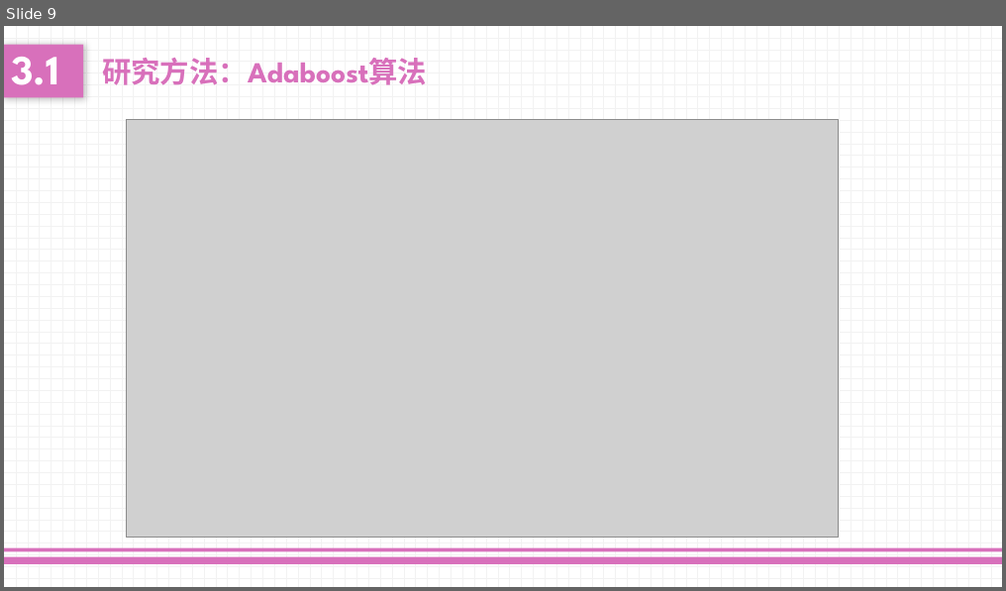
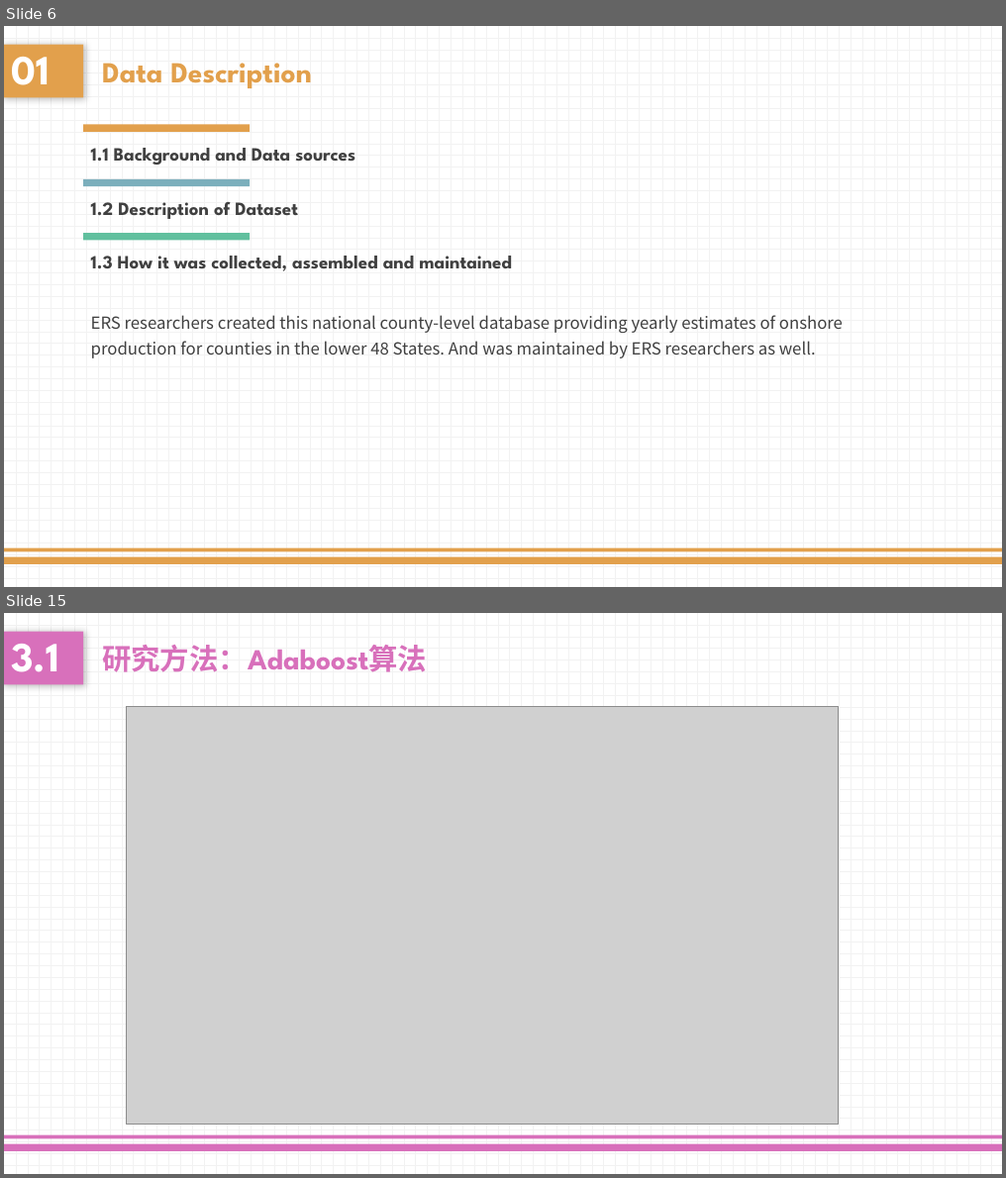
Before and after one commit to lloydliu717/MidtermProject, a slide deck: Presentation.pptx. Shown one above the other, each under a label of ours: slide 9 before the commit, slides 6 and 15 after it; the slides between them are not shown. The pictures are 1006x591 and 1006x1178 pixels, drawn with LibreOffice and Linux fonts; fonts in the diff are those of the drawing; grey boxes stand for pictures. Boxes give left, top, right and bottom in pixels: in the first picture for what was removed or moved away, otherwise in the second. Text is boxed around its words. In the diff, an @@ line names an element or a change of style, - is before the commit and + after.

```diff
--- a/Presentation.pptx
+++ b/Presentation.pptx
@@ slide 6 added at <box>4,26,1002,587</box>, background pattern #F2F2F2 on #FFFFFF @@
@@ text added at <box>4,44,83,97</box>, fill #E2A04C, 40 pt, text #FFFFFF, bold @@
+01
@@ text added at <box>102,63,312,88</box>, 28 pt, text #E2A04C, bold @@
+Data Description
@@ rectangle added at <box>83,125,250,132</box>, fill #E2A04C @@
@@ text added at <box>91,148,355,165</box>, 18 pt, text #404040, bold @@
+1.1 Background and Data sources
@@ rectangle added at <box>83,179,250,187</box>, fill #7CAFBC @@
@@ text added at <box>91,202,298,219</box>, 18 pt, text #404040, bold @@
+1.2 Description of Dataset
@@ rectangle added at <box>83,233,250,241</box>, fill #61C09E @@
@@ text added at <box>91,256,512,272</box>, 18 pt, text #404040, bold @@
+1.3 How it was collected, assembled and maintained
@@ text added at <box>91,315,843,359</box>, 16 pt, text #404040 @@
+ERS researchers created this national county-level database providing yearly estimates of onshore production for counties in the lower 48 States. And was maintained by ERS researchers as well.
@@ rectangle added at <box>4,558,1002,565</box>, fill #E2A04C @@
@@ rectangle added at <box>4,549,1002,553</box>, fill #E2A04C @@
@@ what was slide 9 is now slide 15 @@
```
Also in this commit, not shown: 2 slides changed, 11 other slides added, 6 slides removed.
